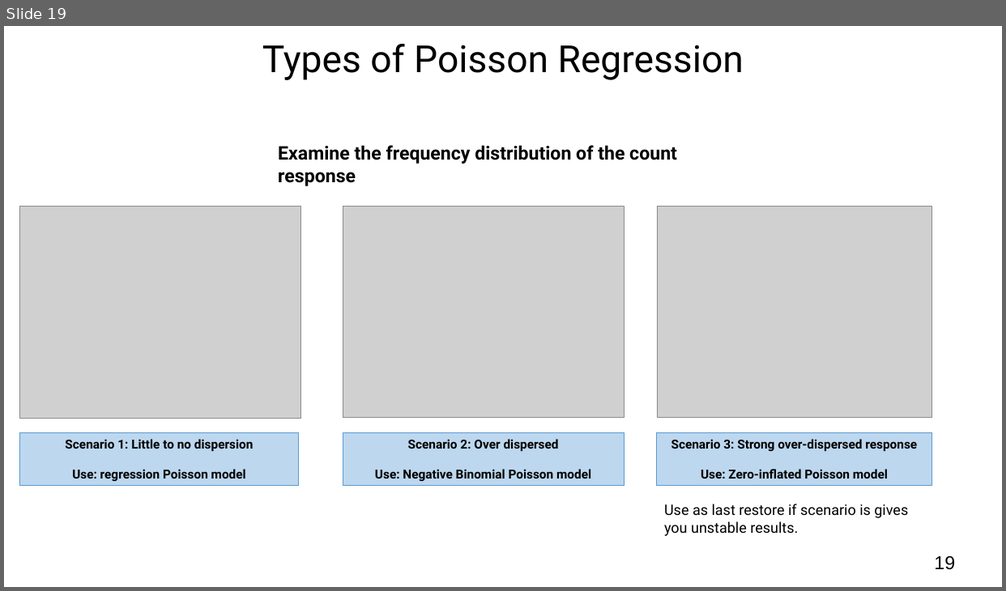
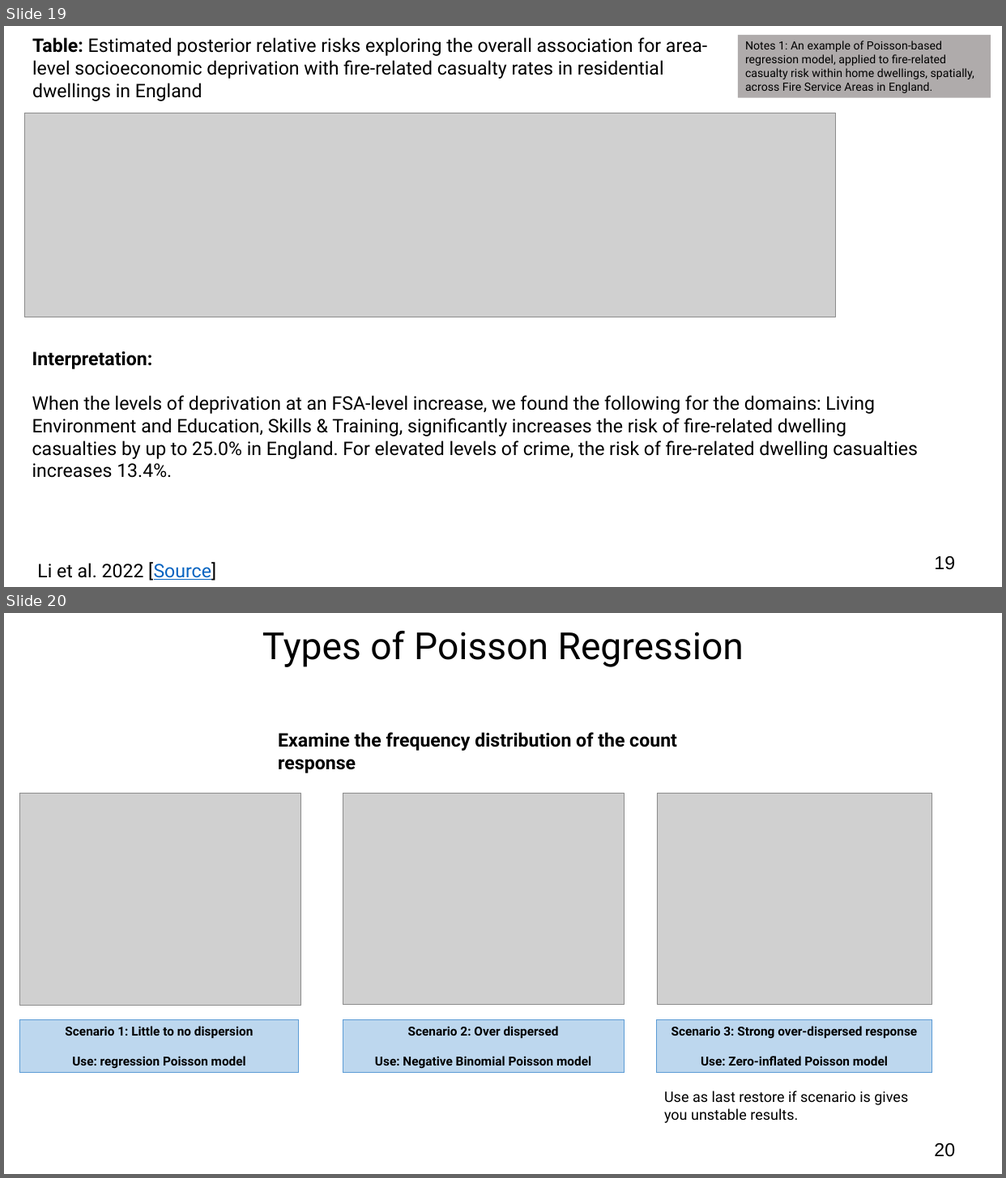
Before and after one commit to UCLPG-MSC-SGDS/UCL-SODA-CPD-RStan, a slide deck: Archived/2022_23/Day 2 Lecture - Bayesian Generalised Linear Regression Models.pptx. Shown one above the other, each under a label of ours: slide 19 before the commit, slides 19 and 20 after it. The pictures are 1006x591 and 1006x1178 pixels, drawn with LibreOffice and Linux fonts; fonts in the diff are those of the drawing; grey boxes stand for pictures. Boxes give left, top, right and bottom in pixels: in the first picture for what was removed or moved away, otherwise in the second. Text is boxed around its words. In the diff, an @@ line names an element or a change of style, - is before the commit and + after.

```diff
--- a/Archived/2022_23/Day 2 Lecture - Bayesian Generalised Linear Regression Models.pptx
+++ b/Archived/2022_23/Day 2 Lecture - Bayesian Generalised Linear Regression Models.pptx
@@ slide 19 added at bbox=[4, 26, 1002, 587], background #FFFFFF @@
@@ text added at bbox=[32, 37, 707, 101], 18 pt, text #000000 @@
+Table: Estimated posterior relative risks exploring the overall association for area-level socioeconomic deprivation with fire-related casualty rates in residential dwellings in England
@@ rectangle added at bbox=[739, 35, 991, 98], fill #AFABAB, 11 pt, text #000000 @@
+Notes 1: An example of Poisson-based regression model, applied to fire-related casualty risk within home dwellings, spatially, across Fire Service Areas in England.
@@ picture added at bbox=[25, 113, 836, 318] @@
@@ text added at bbox=[32, 352, 918, 478], 18 pt, text #000000 @@
+Interpretation:
+When the levels of deprivation at an FSA-level increase, we found the following for the domains: Living Environment and Education, Skills & Training, significantly increases the risk of fire-related dwelling
+casualties by up to 25.0% in England. For elevated levels of crime, the risk of fire-related dwelling casualties increases 13.4%.
@@ rectangle added at bbox=[463, 359, 475, 390], fill #FFFFFF, outline #FFFFFF 1 pt @@
@@ page number added at bbox=[934, 557, 955, 570], 18 pt, text #000000 @@
+19
@@ text added at bbox=[37, 562, 216, 581], 18 pt, text #000000 @@
+Li et al. 2022 [Source]
@@ what was slide 19 is now slide 20 @@
@@ page number at bbox=[934, 1144, 955, 1157]: text changed @@
-19
+20
```
Also in this commit, not shown: 13 slides changed, 1 other slide added, 1 slide removed, 33 other files.
